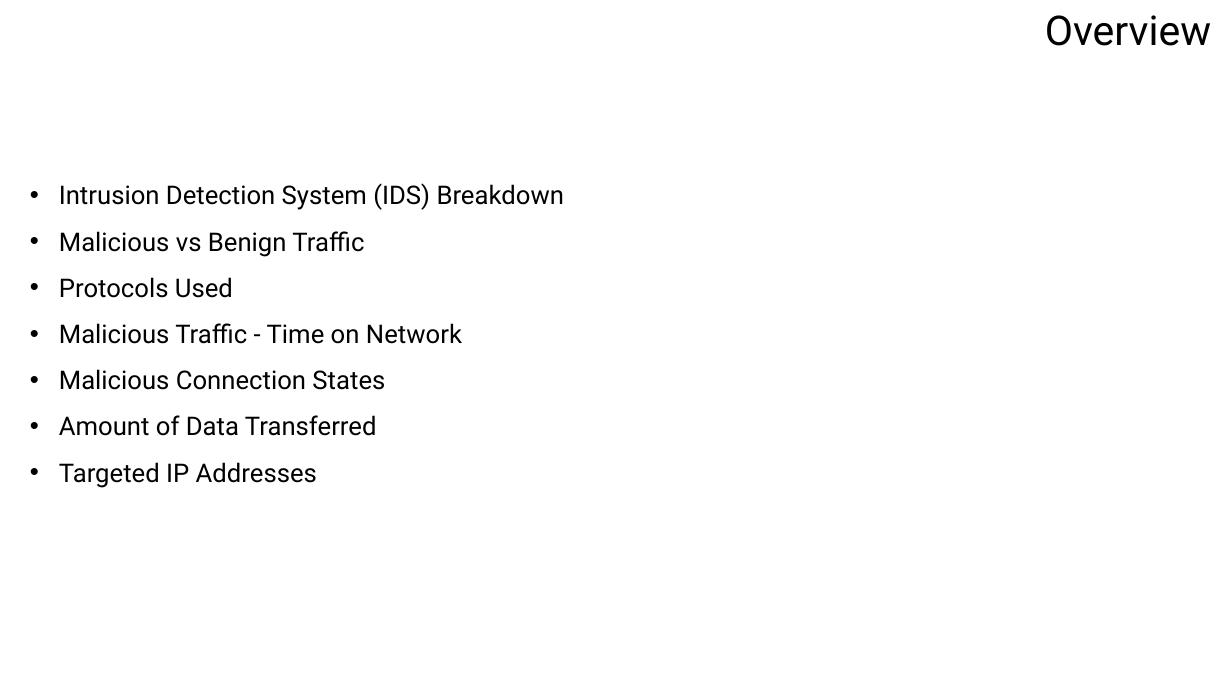
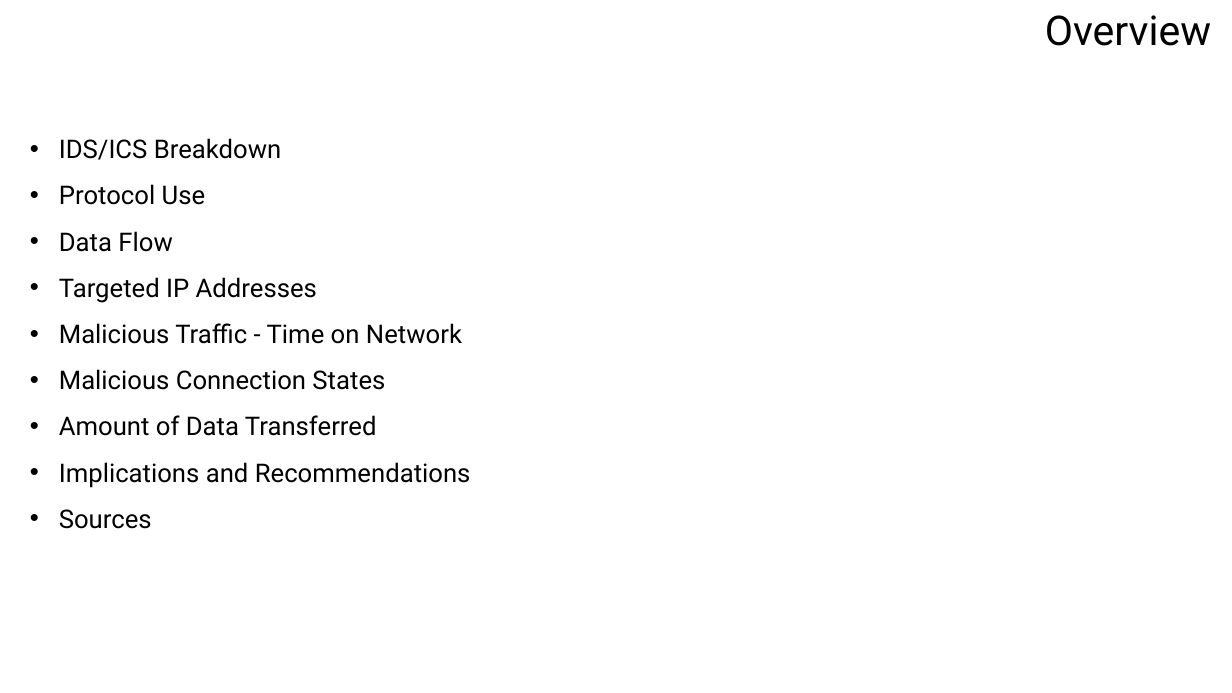
Before and after one commit to sdave777/Internet-of-Things_IDS_Data, a slide deck: slide 2 of Presentation.pptx. Drawn at 1232x693 pixels with LibreOffice and Linux fonts; fonts in the diff are those of the drawing; background and template pictures are left out. Boxes give left, top, right and bottom in pixels: in the first picture for what was removed or moved away, otherwise in the second. Text is boxed around its words. In the diff, an @@ line names an element or a change of style, - is before the commit and + after.

```diff
--- a/Presentation.pptx
+++ b/Presentation.pptx
@@ text at [59, 138, 317, 303]: text changed @@
-• Intrusion Detection System (IDS) Breakdown
-• Malicious vs Benign Traffic
-• Protocols Used
+• IDS/ICS Breakdown
+• Protocol Use
+• Data Flow
+• Targeted IP Addresses
@@ text at [59, 462, 471, 529]: text changed @@
-• Targeted IP Addresses
+• Implications and Recommendations
+• Sources
```
Also in this commit, not shown: 5 other slides changed, 2 slides added, 1 slide removed, 2 other files.
